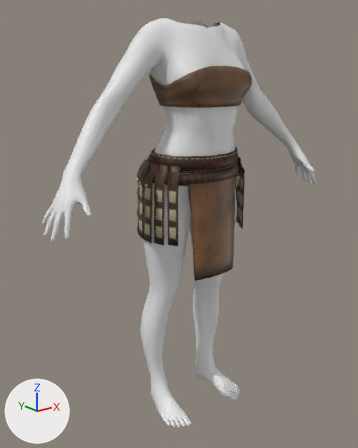
Before and after pictures for a commit that changed the Blender file source/reach_hide_f_v01.blend.
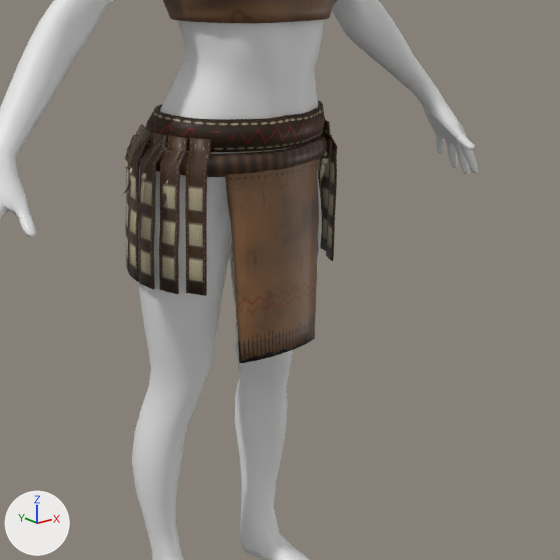
There are two pictures of each version: one whole from a 50 mm lens placed at (-105.0, -125.5, 120.3), pointed at (-2.9, 2.2, 69.2), one close up on the part from 20% to 100% of the width and 21% to 85% of the height. Arrows for +X, +Y and +Z are at lower left; the lights stay in place. The last two pictures show the newer version.

Objects in the first close-up: 'ek2lc_f_reach_armour_01', 'ek2lc_f_reach_band_01', 'ek2lc_f_reach_hide_01', 'female_body' and 1 more.
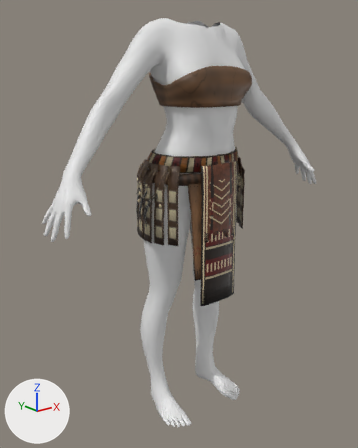
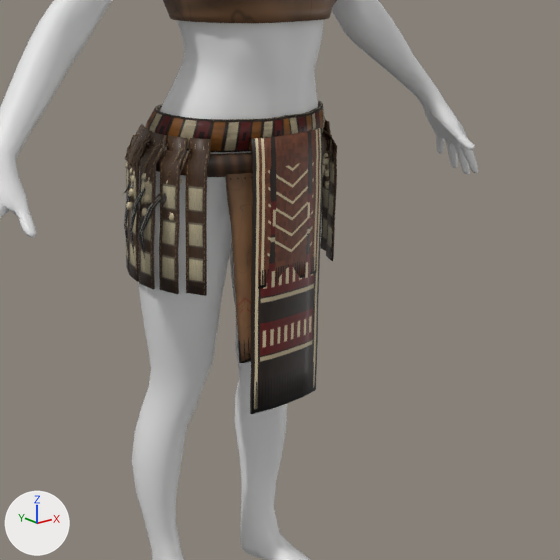
The change, as a diff of the scene's bpy script:
```diff
--- a/source/reach_hide_f_v01.blend.py
+++ b/source/reach_hide_f_v01.blend.py
@@ img_ek2lc_reach_king_01_diffuse @@
+img_ek2lc_reach_king_01_diffuse = load_image('ek2lc_reach_king_01_diffuse', 'textures/ek2lc_reach_king_01_diffuse.png', 512, 512, 'sRGB')
@@ img_ek2lc_reach_duke_01_diffuse @@
+img_ek2lc_reach_duke_01_diffuse = load_image('ek2lc_reach_duke_01_diffuse', 'textures/ek2lc_reach_duke_01_diffuse.png', 512, 512, 'sRGB')
@@ mat_ek2lc_reach_king @@
+mat_ek2lc_reach_king = principled_material('ek2lc_reach_king')
+mat_ek2lc_reach_king.texture = img_ek2lc_reach_king_01_diffuse
@@ mat_ek2lc_reach_duke @@
+mat_ek2lc_reach_duke = principled_material('ek2lc_reach_duke')
+mat_ek2lc_reach_duke.texture = img_ek2lc_reach_duke_01_diffuse
@@ me_ek2lc_f_reach_king_01shape @@
+me_ek2lc_f_reach_king_01shape.from_pydata(...)  # 876 vertices, 866 faces; spans x -20.4..20.4, y -15.8..15.0, z 46.0..95.5
+me_ek2lc_f_reach_king_01shape.polygons.foreach_set('use_smooth', [True] * 866)
+me_ek2lc_f_reach_king_01shape.materials.append(mat_ek2lc_reach_king)  # picture img_ek2lc_reach_king_01_diffuse
@@ me_ek2lc_f_reach_duke_01shape @@
+me_ek2lc_f_reach_duke_01shape.from_pydata(...)  # 834 vertices, 832 faces; spans x -19.7..19.6, y -15.8..10.3, z 68.0..95.5
+me_ek2lc_f_reach_duke_01shape.polygons.foreach_set('use_smooth', [True] * 832)
+me_ek2lc_f_reach_duke_01shape.materials.append(mat_ek2lc_reach_duke)  # picture img_ek2lc_reach_duke_01_diffuse
@@ ob_ek2lc_f_reach_king_01 @@
+ob_ek2lc_f_reach_king_01 = bpy.data.objects.new('ek2lc_f_reach_king_01', me_ek2lc_f_reach_king_01shape)
+ob_ek2lc_f_reach_king_01.location = (0.0, 0.0, 0.0)
@@ ob_ek2lc_f_reach_duke_01 @@
+ob_ek2lc_f_reach_duke_01 = bpy.data.objects.new('ek2lc_f_reach_duke_01', me_ek2lc_f_reach_duke_01shape)
+ob_ek2lc_f_reach_duke_01.location = (0.0, 0.0, 0.0)
```

Boxes (x1, y1, x2, y2) around the edits, measured in the close-ups (560 x 560 px):
'ek2lc_f_reach_king_01', added: after (124, 101, 331, 414)
'ek2lc_f_reach_duke_01', added (brown): after (127, 129, 331, 289)
'ek2lc_f_reach_hide_01', unchanged, covered by the edit: (139, 132, 327, 363) in both
